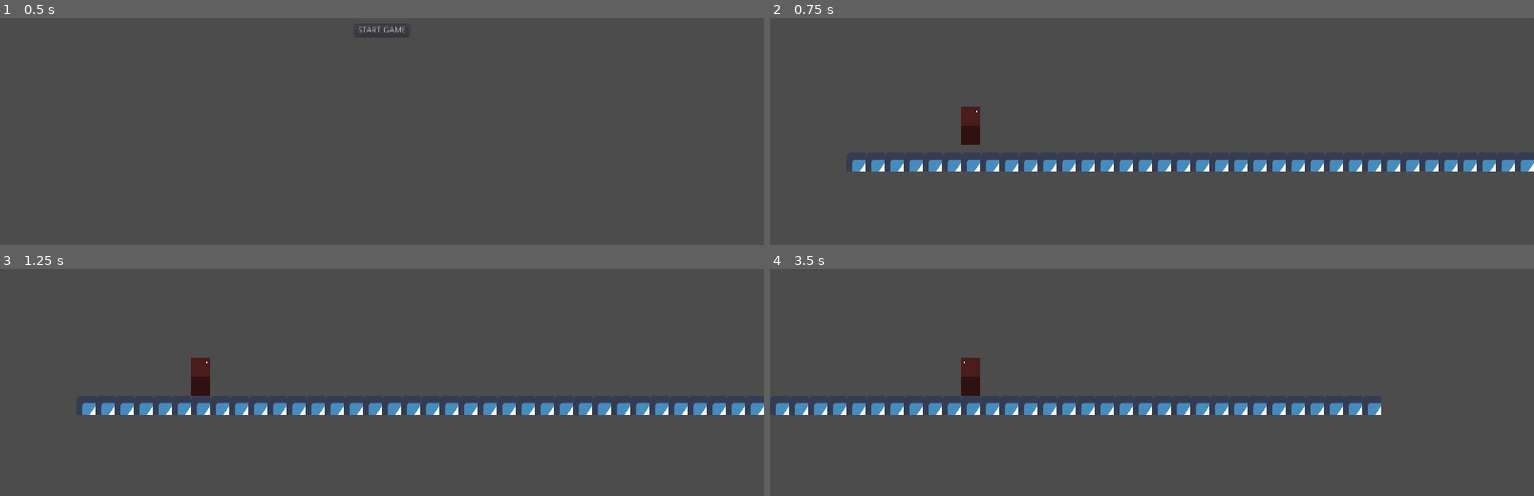
Above: before the commit, frames 1-4 (two rows, left to right).
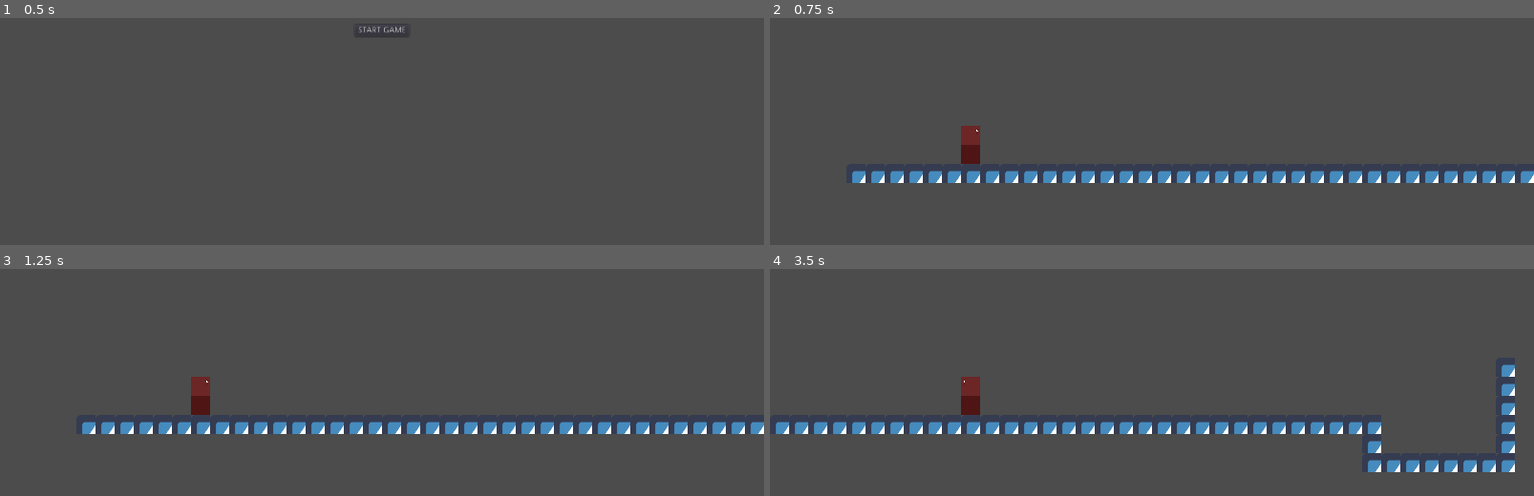
Above: after the commit, the same moments.

Repository: TheSeahorse/GMTK2020
Game: Godot game, scene res://Main.tscn
The game is run twice, just before and just after one commit, with the same random seed, the same clock (stepped at 60 frames per second) and the same inputs. The engine's default icon, where the game draws it, is replaced by a stand-in: a white triangle on a blue panel in a dark square.
Inputs:
- Up to frame 1 (0.5 s): no input
- Up to frame 2 (0.75 s): click "START GAME" at 0.5 s
- Up to frame 3 (1.25 s): no input
- Up to frame 4 (3.5 s): tap Enter at 1.25 s; hold Right (move_right) 1.28-2.78 s; tap Q (jump_dash) at 1.52, 2.27 s; hold Left (move_left) from 2.78 s (still down)

Frame 1 is identical in both runs. In frame 2, 7.1% of the frame differs, in the area x 10-100%, y 39-73%; in frame 3, 7.3%; in frame 4, 7.9%, in the area x 0-98%, y 39-90%.

Commit message:
Fix gravity

Diff:
--- a/FiftyFifty/Game/Level/Levels/One.tscn
+++ b/FiftyFifty/Game/Level/Levels/One.tscn
@@ -36,4 +36,4 @@
 collision_layer = 2
 collision_mask = 0
 format = 1
-tile_data = PoolIntArray( 1310714, 0, 0, 1310715, 0, 0, 1310716, 0, 0, 1310717, 0, 0, 1310718, 0, 0, 1310719, 0, 0, 1245184, 0, 0, 1245185, 0, 0, 1245186, 0, 0, 1245187, 0, 0, 1245188, 0, 0, 1245189, 0, 0, 1245190, 0, 0, 1245191, 0, 0, 1245192, 0, 0, 1245193, 0, 0, 1245194, 0, 0, 1245195, 0, 0, 1245196, 0, 0, 1245197, 0, 0, 1245198, 0, 0, 1245199, 0, 0, 1245200, 0, 0, 1245201, 0, 0, 1245202, 0, 0, 1245203, 0, 0, 1245204, 0, 0, 1245205, 0, 0, 1245206, 0, 0, 1245207, 0, 0, 1245208, 0, 0, 1245209, 0, 0, 1245210, 0, 0, 1245211, 0, 0, 1245212, 0, 0, 1245213, 0, 0, 1245214, 0, 0, 1245215, 0, 0 )
+tile_data = PoolIntArray( 1048614, 0, 0, 1114150, 0, 0, 1179686, 0, 0, 1310714, 0, 0, 1310715, 0, 0, 1310716, 0, 0, 1310717, 0, 0, 1310718, 0, 0, 1310719, 0, 0, 1245184, 0, 0, 1245185, 0, 0, 1245186, 0, 0, 1245187, 0, 0, 1245188, 0, 0, 1245189, 0, 0, 1245190, 0, 0, 1245191, 0, 0, 1245192, 0, 0, 1245193, 0, 0, 1245194, 0, 0, 1245195, 0, 0, 1245196, 0, 0, 1245197, 0, 0, 1245198, 0, 0, 1245199, 0, 0, 1245200, 0, 0, 1245201, 0, 0, 1245202, 0, 0, 1245203, 0, 0, 1245204, 0, 0, 1245205, 0, 0, 1245206, 0, 0, 1245207, 0, 0, 1245208, 0, 0, 1245209, 0, 0, 1245210, 0, 0, 1245211, 0, 0, 1245212, 0, 0, 1245213, 0, 0, 1245214, 0, 0, 1245215, 0, 0, 1245222, 0, 0, 1310751, 0, 0, 1310758, 0, 0, 1376287, 0, 0, 1376288, 0, 0, 1376289, 0, 0, 1376290, 0, 0, 1376291, 0, 0, 1376292, 0, 0, 1376293, 0, 0, 1376294, 0, 0 )
--- a/FiftyFifty/Game/Player/Player.gd
+++ b/FiftyFifty/Game/Player/Player.gd
@@ -7,6 +7,7 @@
 
 
 var GRAVITY = 1500
+var MAX_GRAVITY = 600
 var JUMP_SPEED = -600
 var DASH_SPEED = 100
 var MOVE_SPEED = 400
@@ -14,7 +15,12 @@
 var direction = Direction.RIGHT
 
 func _physics_process(delta):
-	velocity.y += GRAVITY * delta
+	if not(is_on_floor()):
+		velocity.y += GRAVITY * delta
+	if is_on_floor() and velocity.y > 0:
+		velocity.y = 0
+	if velocity.y > MAX_GRAVITY:
+		velocity.y = MAX_GRAVITY
 	move_and_slide(velocity, Vector2.UP)
 	print(direction)
 
@@ -31,11 +37,11 @@
 	if move_direction == Direction.LEFT:
 		velocity.x = -MOVE_SPEED
 		direction = Direction.LEFT
-		$Eye.rect_position.x = 5
+		$Sprite.flip_h = true
 	if move_direction == Direction.RIGHT:
 		direction = Direction.RIGHT
 		velocity.x = MOVE_SPEED
-		$Eye.rect_position.x = 25
+		$Sprite.flip_h = false
 
 func stop():
 	velocity.x = 0
--- a/FiftyFifty/Game/Player/Player.tscn
+++ b/FiftyFifty/Game/Player/Player.tscn
@@ -1,6 +1,7 @@
-[gd_scene load_steps=3 format=2]
+[gd_scene load_steps=4 format=2]
 
 [ext_resource path="res://Game/Player/Player.gd" type="Script" id=1]
+[ext_resource path="res://Game/Player/Primitive_robot.png" type="Texture" id=2]
 
 [sub_resource type="RectangleShape2D" id=1]
 extents = Vector2( 16, 32 )
@@ -9,35 +10,14 @@
 collision_mask = 14
 script = ExtResource( 1 )
 
-[node name="ColorRect" type="ColorRect" parent="."]
-margin_right = 32.0
-margin_bottom = 32.0
-color = Color( 0.192157, 0.0705882, 0.0705882, 1 )
-__meta__ = {
-"_edit_use_anchors_": false
-}
-
-[node name="ColorRect2" type="ColorRect" parent="."]
-margin_top = -32.0
-margin_right = 32.0
-color = Color( 0.294118, 0.113725, 0.113725, 1 )
-__meta__ = {
-"_edit_use_anchors_": false
-}
-
-[node name="Eye" type="ColorRect" parent="."]
-margin_left = 25.0
-margin_top = -25.0
-margin_right = 27.0
-margin_bottom = -23.0
-__meta__ = {
-"_edit_use_anchors_": false
-}
-
-[node name="CollisionShape2D" type="CollisionShape2D" parent="."]
-position = Vector2( 16, 0 )
-shape = SubResource( 1 )
-
 [node name="Camera2D" type="Camera2D" parent="."]
 offset = Vector2( 320, -160 )
 current = true
+
+[node name="Sprite" type="Sprite" parent="."]
+texture = ExtResource( 2 )
+centered = false
+
+[node name="CollisionShape2D" type="CollisionShape2D" parent="."]
+position = Vector2( 16, 32 )
+shape = SubResource( 1 )
Not shown, added: FiftyFifty/Game/Player/Primitive_robot.png.import
